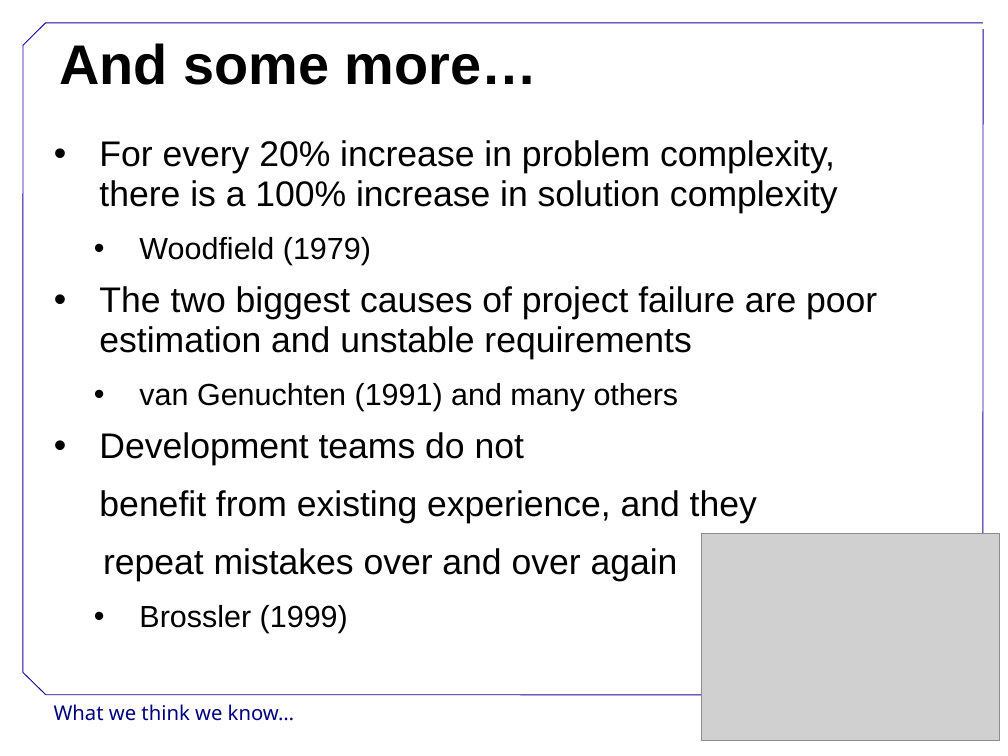
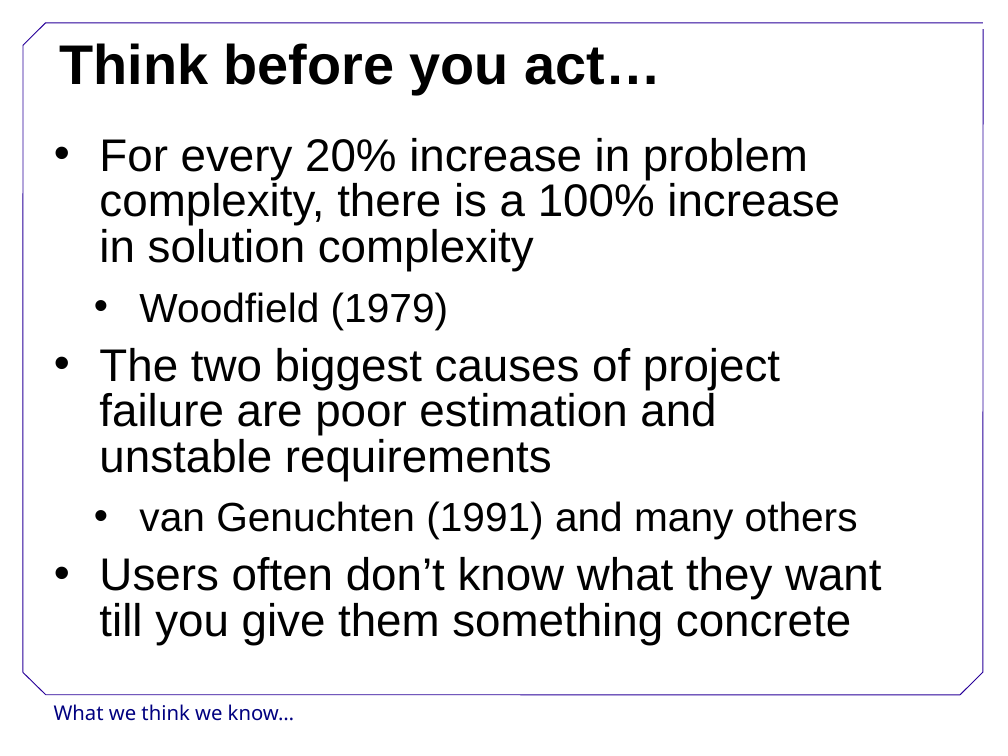
Before and after one commit to swcarpentry/DEPRECATED-boot-camps, a slide deck: slide 12 of WhatWeKnow.ppt (slide 16 before the commit). Drawn at 1008x756 pixels with LibreOffice and Linux fonts; fonts in the diff are those of the drawing; grey boxes stand for pictures; background and template pictures are left out. Boxes give left, top, right and bottom in pixels: in the first picture for what was removed or moved away, otherwise in the second. Text is boxed around its words. In the diff, an @@ line names an element or a change of style, - is before the commit and + after.

```diff
--- a/WhatWeKnow.ppt
+++ b/WhatWeKnow.ppt
@@ title at [59,43,662,94]: text changed @@
-And some more…
+Think before you act…
@@ text at [99,138,858,539]: size 28 to 36 pt in "For every 20% increase in problem complexity, ...", "The two biggest causes of project failure ..."; size 24 to 32 pt in "Woodfield (1979)", "van Genuchten (1991) and many others"; line spacing 0.93 to 0.83 @@
@@ picture removed at [702,534,1000,741] @@
@@ text at [99,557,882,645]: text changed; size 28 to 36 pt @@
-• Development teams do not
-benefit from existing experience, and they
-repeat mistakes over and over again
-  • Brossler (1999)
+• Users often don’t know what they want till you give them something concrete
@@ line added from (960, 695) to (983, 672), #280099 0.74 pt @@
@@ rectangle added at [836,695,964,732], fill #FFFFFF @@
```
Also in this commit, not shown: 2 other slides changed.
